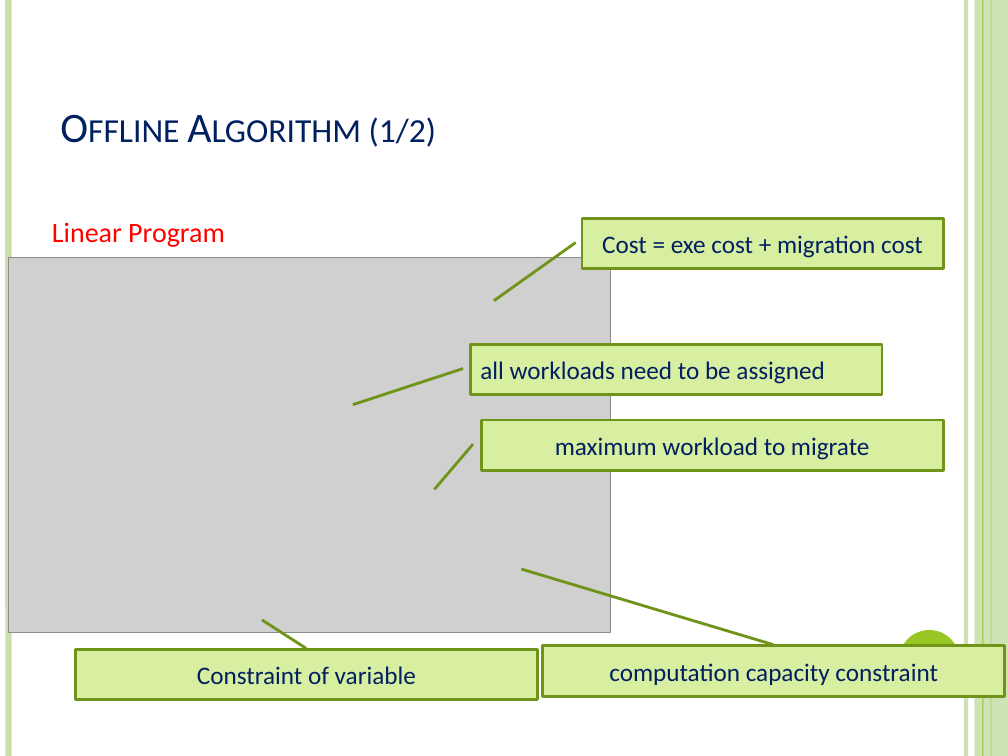
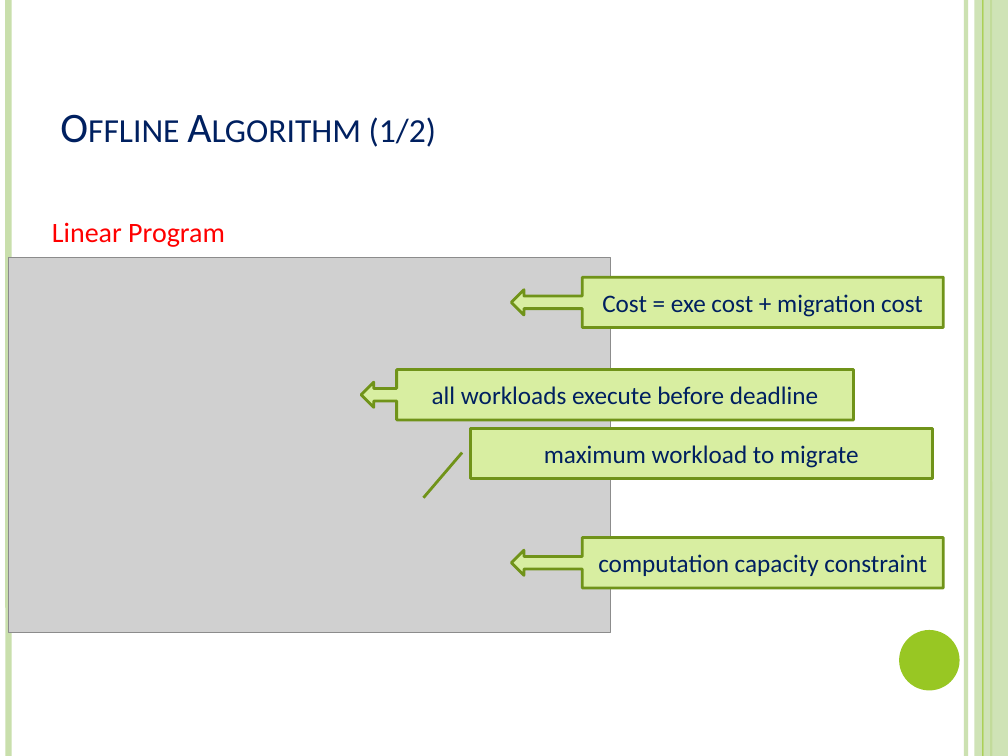
Before and after one commit to xizhonghua/GreenDC-Summary, a slide deck: slide 17 of file/Adnan12-EEGLB.pptx (slide 18 before the commit). Drawn at 1008x756 pixels with LibreOffice and Linux fonts; fonts in the diff are those of the drawing; grey boxes stand for pictures. Boxes give left, top, right and bottom in pixels: in the first picture for what was removed or moved away, otherwise in the second. Text is boxed around its words. In the diff, an @@ line names an element or a change of style, - is before the commit and + after.

```diff
--- a/file/Adnan12-EEGLB.pptx
+++ b/file/Adnan12-EEGLB.pptx
@@ left arrow callout "Cost = exe cost + ...": place and size @@
-left arrow callout "Cost = exe cost + ..." at box(582, 219, 942, 269)
+left arrow callout "Cost = exe cost + ..." at box(511, 277, 942, 328)
@@ left arrow callout "Cost = exe cost + ..." at box(511, 277, 942, 328): border callout to left arrow callout @@
@@ border callout removed at box(471, 345, 882, 395) @@
-all workloads need to be assigned
@@ left arrow callout added at box(361, 370, 854, 420), fill #D8EEA1, outline #70931A 2 pt, 18 pt, text #002060 @@
+all workloads execute before deadline
@@ border callout "maximum workload to migrate": place and size @@
-border callout "maximum workload to migrate" at box(481, 420, 942, 471)
+border callout "maximum workload to migrate" at box(471, 428, 932, 479)
@@ left arrow callout "computation capacity constraint" at box(511, 537, 942, 588): border callout to left arrow callout @@
@@ left arrow callout "computation capacity constraint": place and size @@
-left arrow callout "computation capacity constraint" at box(543, 646, 1005, 697)
+left arrow callout "computation capacity constraint" at box(511, 537, 942, 588)
@@ border callout removed at box(76, 649, 537, 700) @@
-Constraint of variable
```
Also in this commit, not shown: 13 other slides changed, 14 slides added, 5 slides removed.
